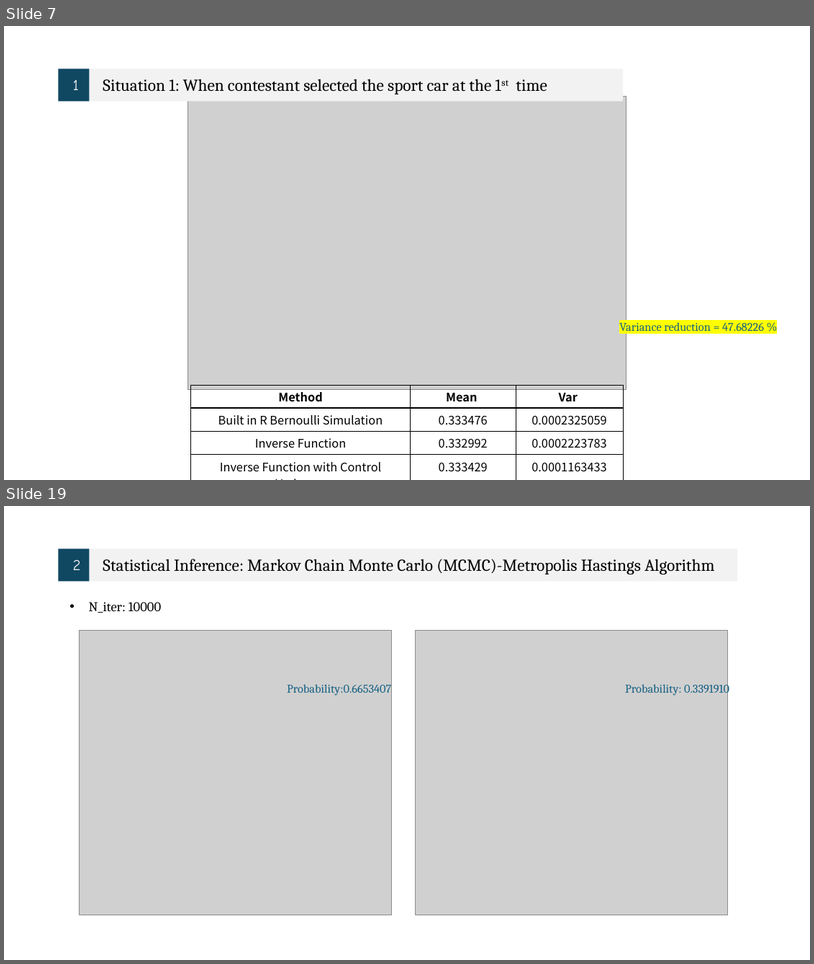
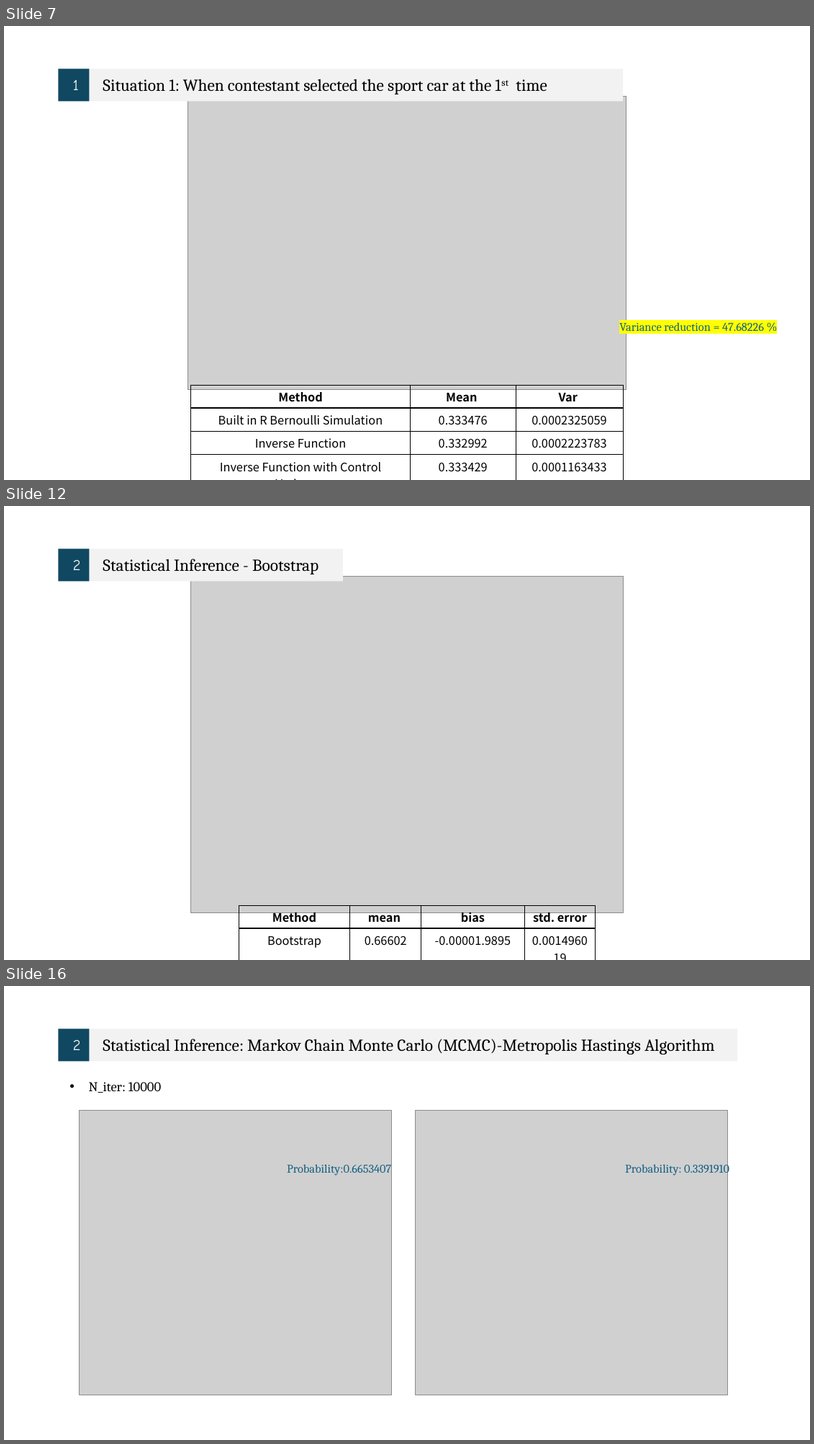
Before and after one commit to Sheena0210/monty-hall-simulation, a slide deck: 統計計算.pptx. Shown one above the other, each under a label of ours: slides 7 and 19 before the commit, slides 7, 12 and 16 after it; the slides between them are not shown. The pictures are 814x964 and 814x1444 pixels, drawn with LibreOffice and Linux fonts; fonts in the diff are those of the drawing; grey boxes stand for pictures. Boxes give left, top, right and bottom in pixels: in the first picture for what was removed or moved away, otherwise in the second. Text is boxed around its words. In the diff, an @@ line names an element or a change of style, - is before the commit and + after.

```diff
--- a/統計計算.pptx
+++ b/統計計算.pptx
@@ slide 12 added at (x1=4, y1=506, x2=810, y2=960), background #FFFFFF @@
@@ group added at (x1=59, y1=549, x2=343, y2=581): 2 rectangles, 2 texts @@
+2
+Statistical Inference - Bootstrap
@@ picture added at (x1=191, y1=577, x2=623, y2=913) @@
@@ table added at (x1=239, y1=906, x2=597, y2=950), 2 rows, 4 columns @@
+Method | mean | bias | std. error
+Bootstrap | 0.66602 | -0.00001.9895 | 0.001496019
@@ what was slide 19 is now slide 16 @@
```
Also in this commit, not shown: 6 slides changed, 2 other slides added, 6 slides removed.
